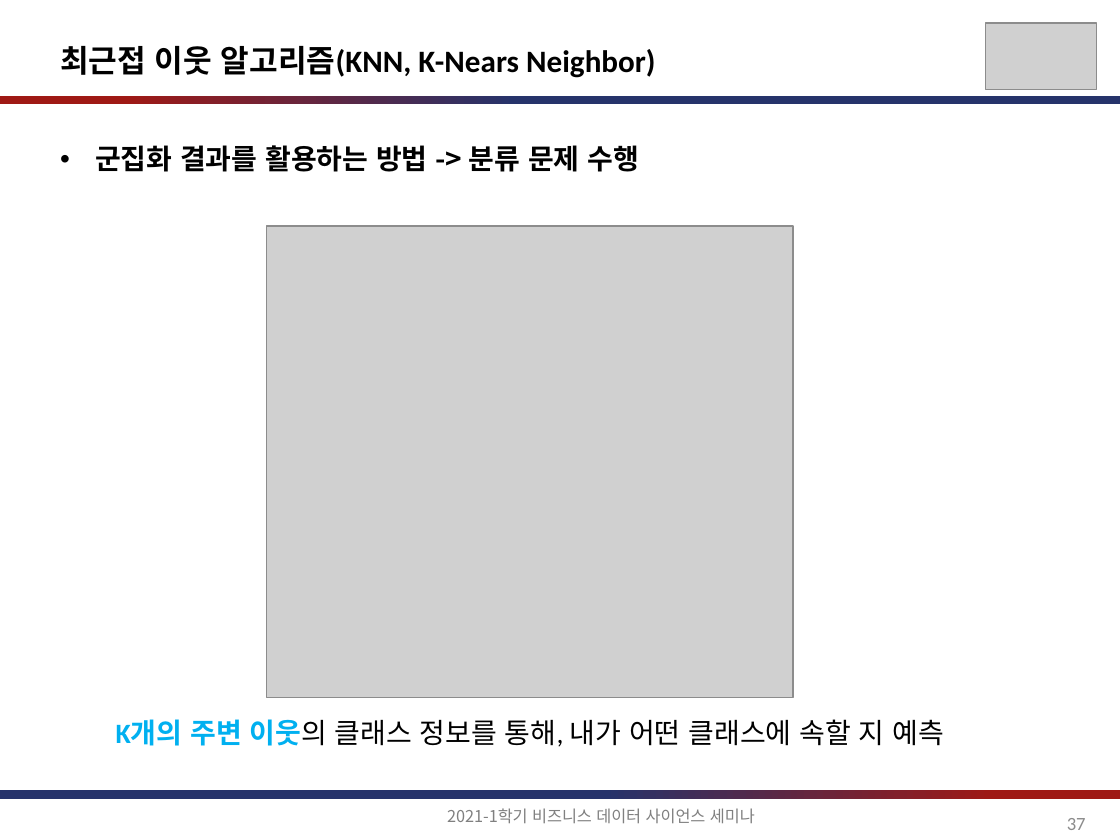
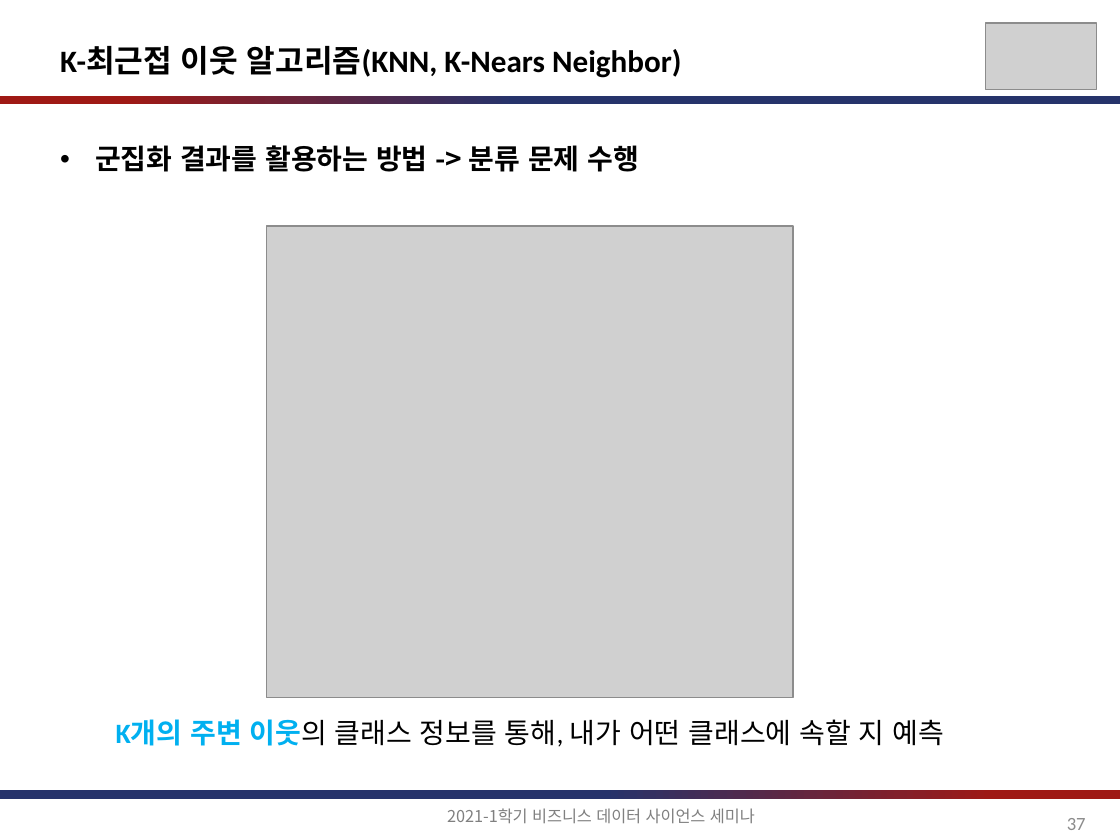
Before and after one commit to jihoahn9303/Seminar_For_Business_DS, a slide deck: slide 37 of document/비즈니스를_위한_데이터과학_6장.pptx. Drawn at 1120x840 pixels with LibreOffice and Linux fonts; fonts in the diff are those of the drawing; grey boxes stand for pictures. Boxes give left, top, right and bottom in pixels: in the first picture for what was removed or moved away, otherwise in the second. Text is boxed around its words. In the diff, an @@ line names an element or a change of style, - is before the commit and + after.

```diff
--- a/document/비즈니스를_위한_데이터과학_6장.pptx
+++ b/document/비즈니스를_위한_데이터과학_6장.pptx
@@ text at [60,46,682,78]: text changed @@
-최근접 이웃 알고리즘(KNN, K-Nears Neighbor)
+K-최근접 이웃 알고리즘(KNN, K-Nears Neighbor)
```
Also in this commit, not shown: 25 other slides changed.
